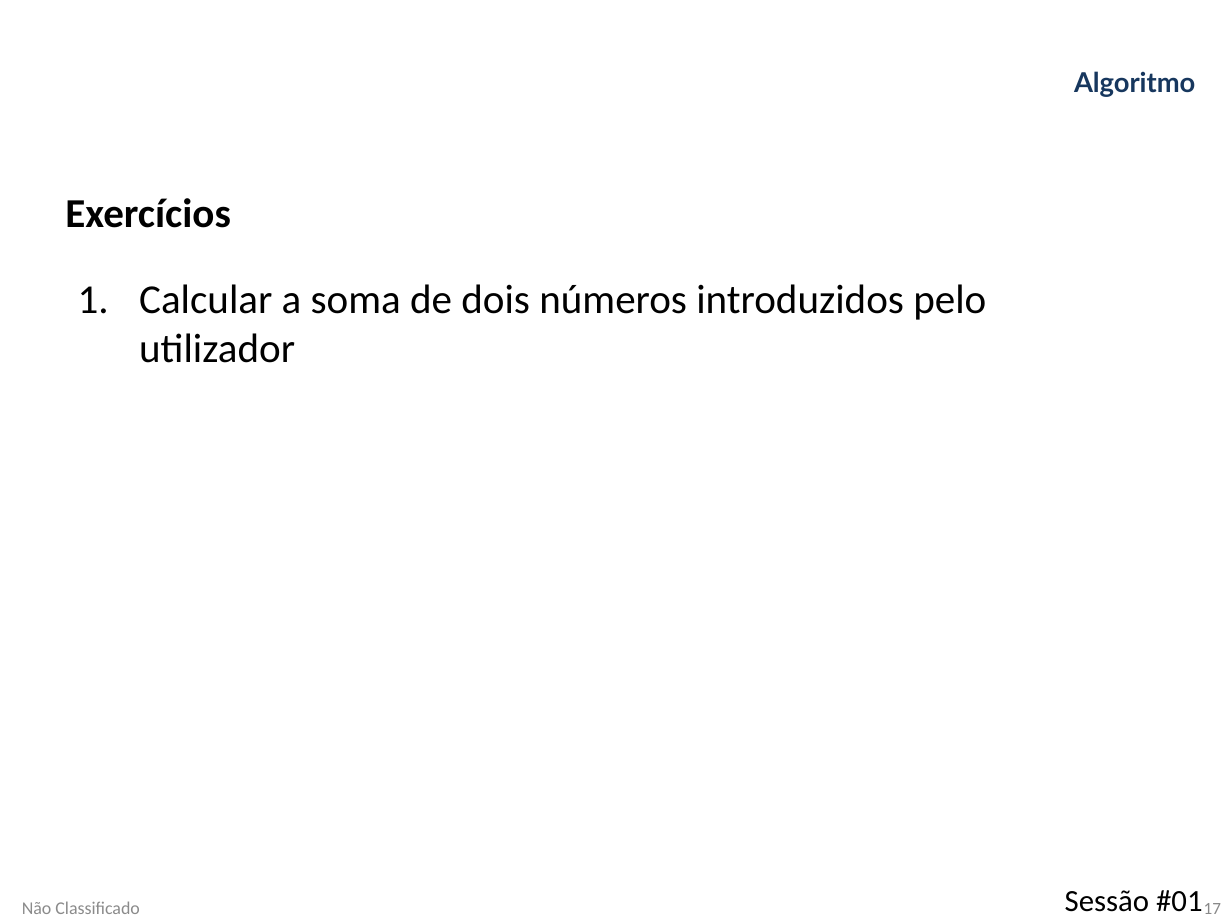
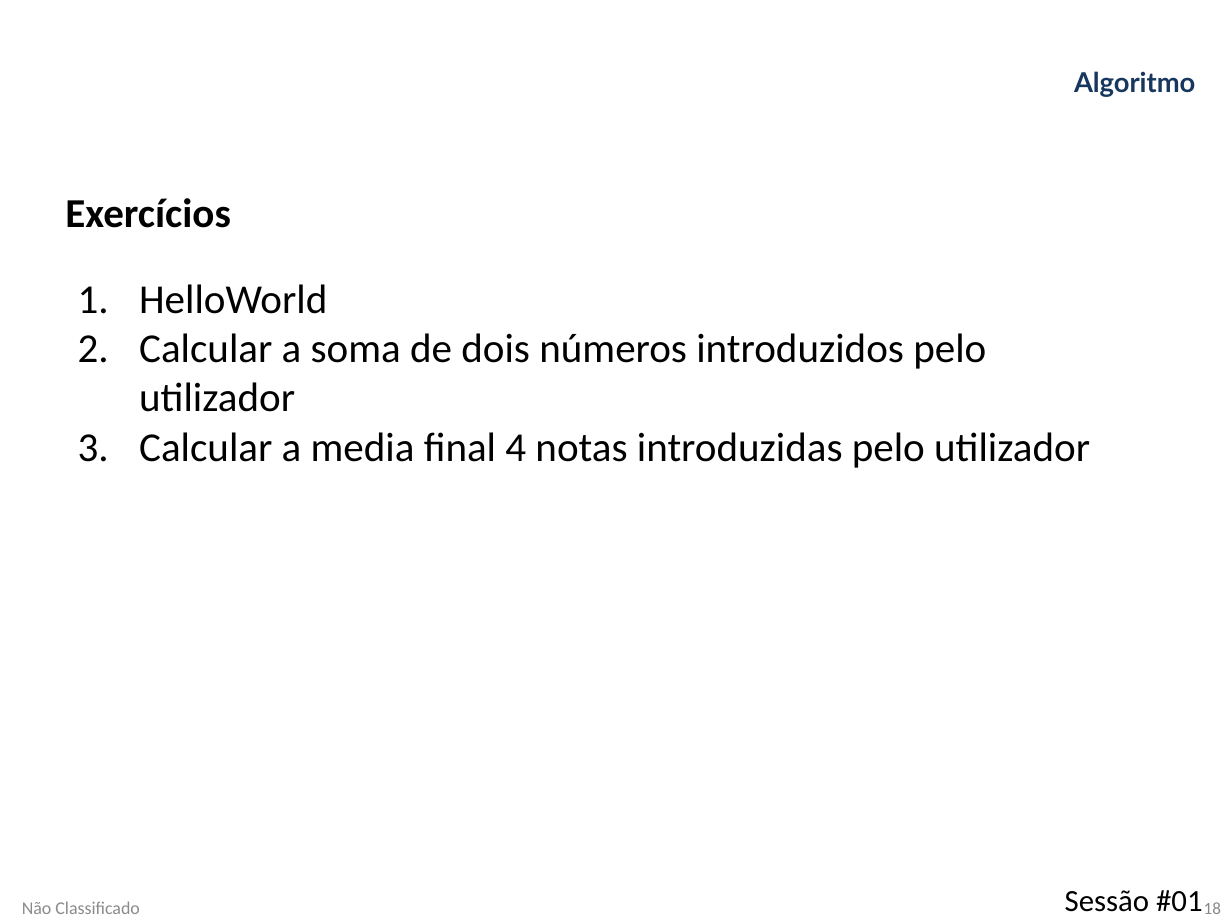
Before and after one commit to RibeiroETA08/EKP01_21_22, a slide deck: slide 18 of Apresentacoes/UFCD 0804- Algoritmos/Algoritmos 1.pptx (slide 17 before the commit). Drawn at 1232x924 pixels with LibreOffice and Linux fonts; fonts in the diff are those of the drawing; background and template pictures are left out. Boxes give left, top, right and bottom in pixels: in the first picture for what was removed or moved away, otherwise in the second. Text is boxed around its words. In the diff, an @@ line names an element or a change of style, - is before the commit and + after.

```diff
--- a/Apresentacoes/UFCD 0804- Algoritmos/Algoritmos 1.pptx
+++ b/Apresentacoes/UFCD 0804- Algoritmos/Algoritmos 1.pptx
@@ text at bbox=[139, 284, 327, 314]: paragraph added @@
+1. HelloWorld
@@ text at bbox=[139, 432, 1090, 468]: paragraph added @@
+3. Calcular a media final 4 notas introduzidas pelo utilizador
@@ page number at bbox=[1204, 902, 1221, 914]: text changed @@
-17
+18
```
Also in this commit, not shown: 1 other slide changed, 1 slide added, 5 slides removed, 2 other files.
